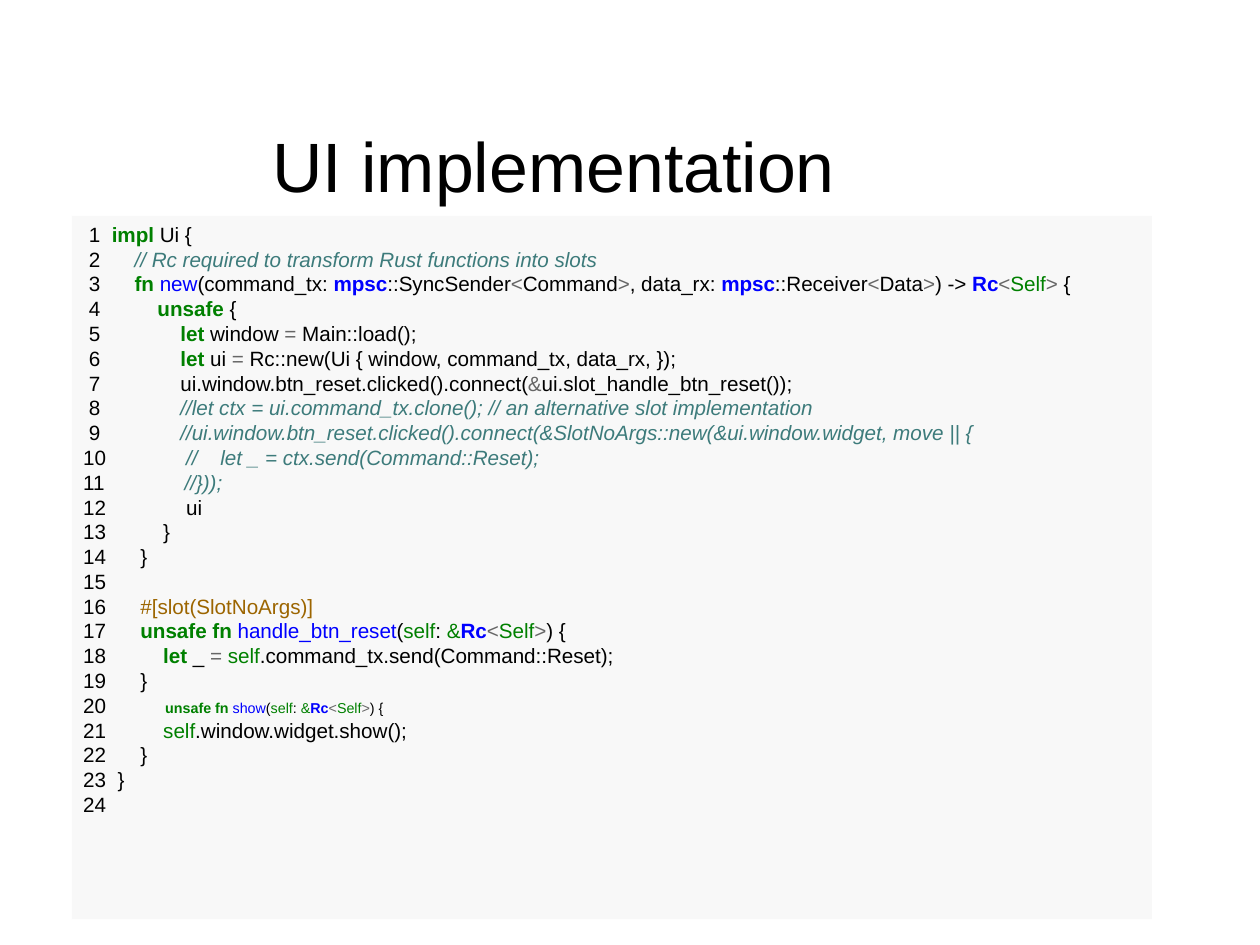
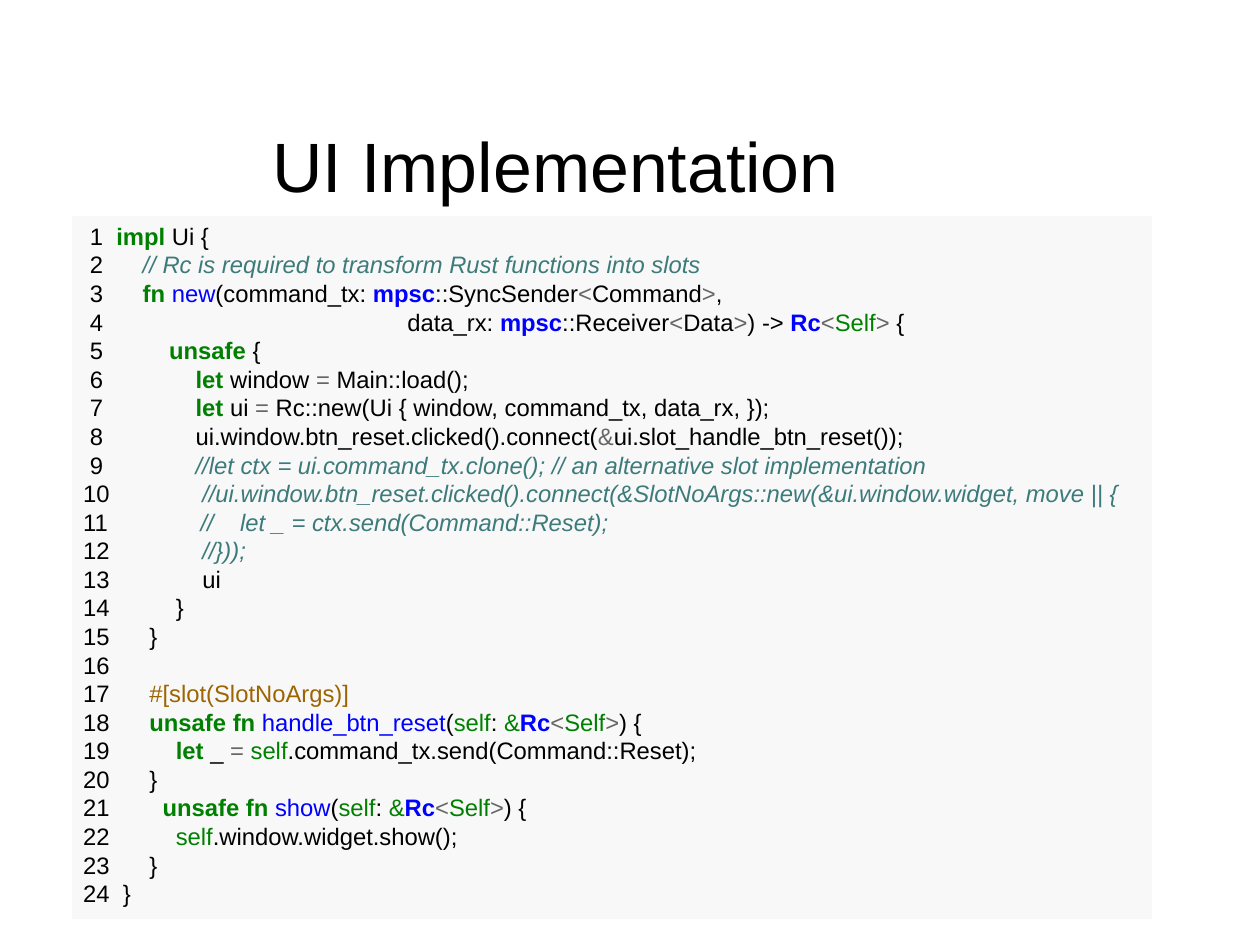
Before and after one commit to divi255/qtx, a slide deck: slide 11 of pres.odp. Drawn at 1260x945 pixels with LibreOffice and Linux fonts; fonts in the diff are those of the drawing; background and template pictures are left out. Boxes give left, top, right and bottom in pixels: in the first picture for what was removed or moved away, otherwise in the second. Text is boxed around its words. In the diff, an @@ line names an element or a change of style, - is before the commit and + after.

Commit message:
fmt

```diff
--- a/pres.odp
+++ b/pres.odp
@@ text at [272,141,838,205]: text changed @@
-UI implementation
+UI Implementation
@@ text in rectangle at [83,227,194,875]: size 13 to 15 pt in "1 impl Ui {", "14 }", "23 }" @@
@@ text in rectangle at [83,255,1084,589]: text changed; size 13 to 15 pt @@
-2 // Rc required to transform Rust functions into slots
-3 fn new(command_tx: mpsc::SyncSender<Command>, data_rx: mpsc::Receiver<Data>) -> Rc<Self> {
-4 unsafe {
-5 let window = Main::load();
-6 let ui = Rc::new(Ui { window, command_tx, data_rx, });
-7 ui.window.btn_reset.clicked().connect(&ui.slot_handle_btn_reset());
-8 //let ctx = ui.command_tx.clone(); // an alternative slot implementation
-9 //ui.window.btn_reset.clicked().connect(&SlotNoArgs::new(&ui.window.widget, move || {
-10 // let _ = ctx.send(Command::Reset);
-11 //}));
-12 ui
-13 }
+2 // Rc is required to transform Rust functions into slots
+3 fn new(command_tx: mpsc::SyncSender<Command>,
+4 data_rx: mpsc::Receiver<Data>) -> Rc<Self> {
+5 unsafe {
+6 let window = Main::load();
+7 let ui = Rc::new(Ui { window, command_tx, data_rx, });
+8 ui.window.btn_reset.clicked().connect(&ui.slot_handle_btn_reset());
+9 //let ctx = ui.command_tx.clone(); // an alternative slot implementation
+10 //ui.window.btn_reset.clicked().connect(&SlotNoArgs::new(&ui.window.widget, move || {
+11 // let _ = ctx.send(Command::Reset);
+12 //}));
+13 ui
@@ text in rectangle at [83,628,697,850]: text changed; size 13 to 15 pt @@
-15
-16 #[slot(SlotNoArgs)]
-17 unsafe fn handle_btn_reset(self: &Rc<Self>) {
-18 let _ = self.command_tx.send(Command::Reset);
-19 }
-20 unsafe fn show(self: &Rc<Self>) {
-21 self.window.widget.show();
-22 }
+15 }
+16
+17 #[slot(SlotNoArgs)]
+18 unsafe fn handle_btn_reset(self: &Rc<Self>) {
+19 let _ = self.command_tx.send(Command::Reset);
+20 }
+21 unsafe fn show(self: &Rc<Self>) {
+22 self.window.widget.show();
@@ text in rectangle at [83,885,109,902]: text changed; size 13 to 15 pt @@
-24
+24 }
```
Also in this commit, not shown: 4 other slides changed.
